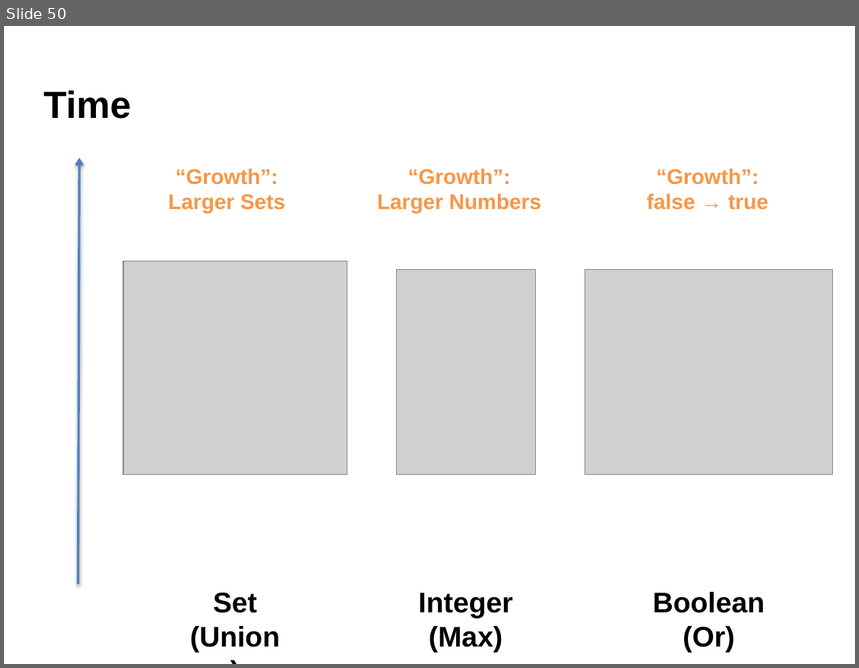
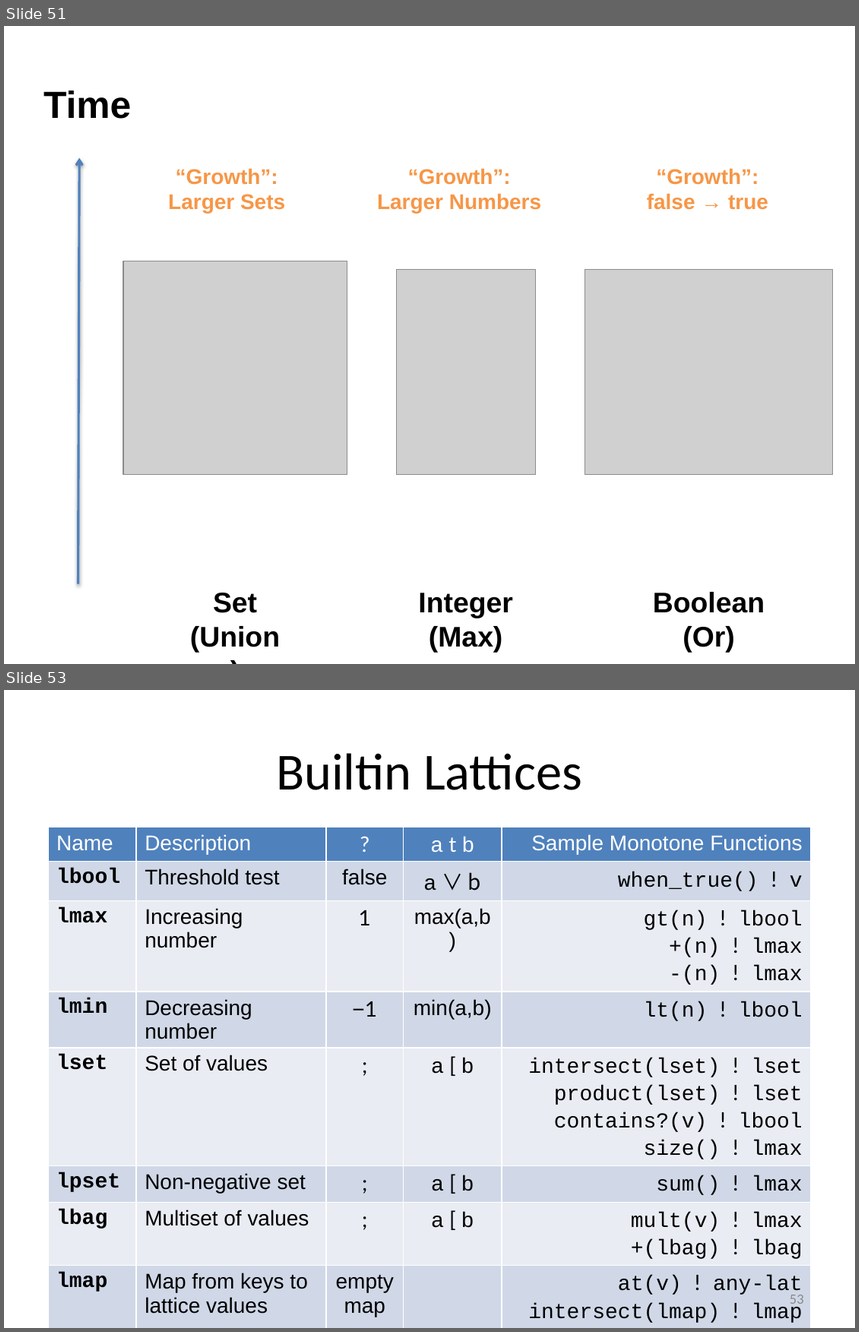
Before and after one commit to declarativitydotnet/declarativity, a slide deck: socc12-bloom-tutorial/slides/bloom-tutorial.pptx. Shown one above the other, each under a label of ours: slide 50 before the commit, slides 51 and 53 after it; the slides between them are not shown. The pictures are 859x668 and 859x1332 pixels, drawn with LibreOffice and Linux fonts; fonts in the diff are those of the drawing; grey boxes stand for pictures. Boxes give left, top, right and bottom in pixels: in the first picture for what was removed or moved away, otherwise in the second. Text is boxed around its words. In the diff, an @@ line names an element or a change of style, - is before the commit and + after.

```diff
--- a/socc12-bloom-tutorial/slides/bloom-tutorial.pptx
+++ b/socc12-bloom-tutorial/slides/bloom-tutorial.pptx
@@ slide 53 added at (x1=4, y1=690, x2=855, y2=1328), background #FFFFFF @@
@@ title added at (x1=276, y1=753, x2=582, y2=790), 44 pt, text #000000 @@
+Builtin Lattices
@@ table added at (x1=48, y1=827, x2=811, y2=1326), 8 rows, 5 columns @@
+Name | Description | ? | a t b | Sample Monotone Functions
+lbool | Threshold test | false | a ∨ b | when_true() ! v
+lmax | Increasing number | 1 | max(a,b) | gt(n) ! lbool +(n) ! lmax -(n) ! lmax
+lmin | Decreasing number | −1 | min(a,b) | lt(n) ! lbool
+lset | Set of values | ; | a [ b | intersect(lset) ! lset product(lset) ! lset / contains?(v) ! lbool size() ! lmax
+lpset | Non-negative set | ; | a [ b | sum() ! lmax
+lbag | Multiset of values | ; | a [ b | mult(v) ! lmax +(lbag) ! lbag
+lmap | Map from keys to lattice values | empty map |  | at(v) ! any-lat / intersect(lmap) ! lmap
@@ page number added at (x1=790, y1=1295, x2=804, y2=1309), 12 pt, text #8C8C8C @@
+53
@@ what was slide 50 is now slide 51 @@
```
Also in this commit, not shown: 1 slide changed, 4 other slides added, 13 other files.
